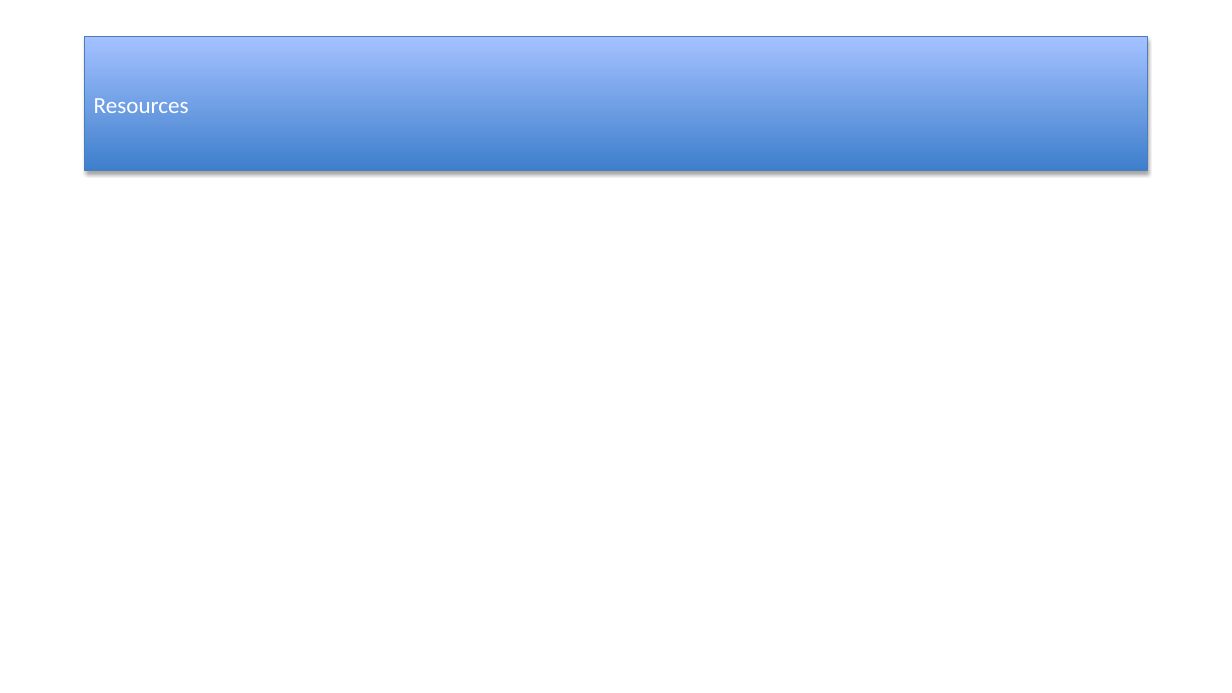
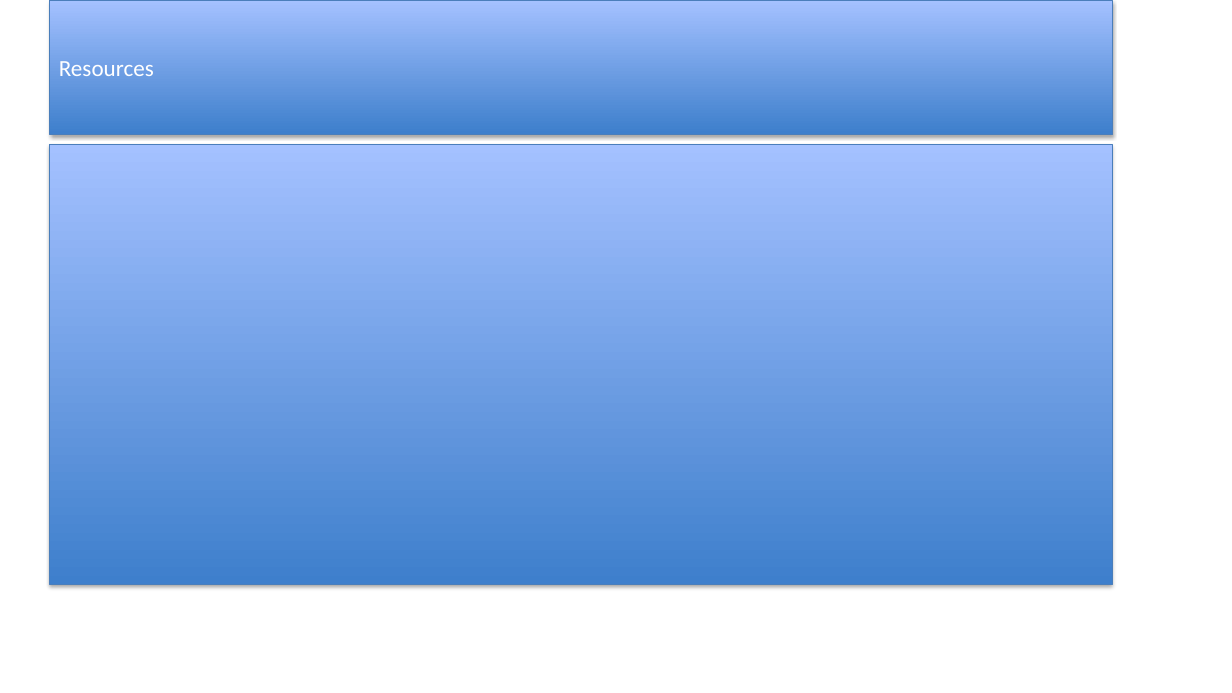
Before and after one commit to dmcnm/Grok_Mat2Ppt, a slide deck: slide 11 of examples/recreations/03_Box_Secretary__ArtNonprofit_Info_Planning_Meeting_20201220/out_mat2ppt.pptx. Drawn at 1232x693 pixels with LibreOffice and Linux fonts; fonts in the diff are those of the drawing. Boxes give left, top, right and bottom in pixels: in the first picture for what was removed or moved away, otherwise in the second. Text is boxed around its words. In the diff, an @@ line names an element or a change of style, - is before the commit and + after.

Commit message:
Recreations: layout ph geom for Fairies and PARTIAL decks

```diff
--- a/examples/recreations/03_Box_Secretary__ArtNonprofit_Info_Planning_Meeting_20201220/out_mat2ppt.pptx
+++ b/examples/recreations/03_Box_Secretary__ArtNonprofit_Info_Planning_Meeting_20201220/out_mat2ppt.pptx
@@ rectangle "Resources": place and size @@
-rectangle "Resources" at [85, 37, 1148, 171]
+rectangle "Resources" at [50, 0, 1113, 134]
@@ rectangle added at [50, 145, 1113, 585], fill gradient #3F80CE to #A4C4FF, outline #4B7EBC 0.75 pt @@
```
Also in this commit, not shown: 3 other slides changed, 43 other files.
